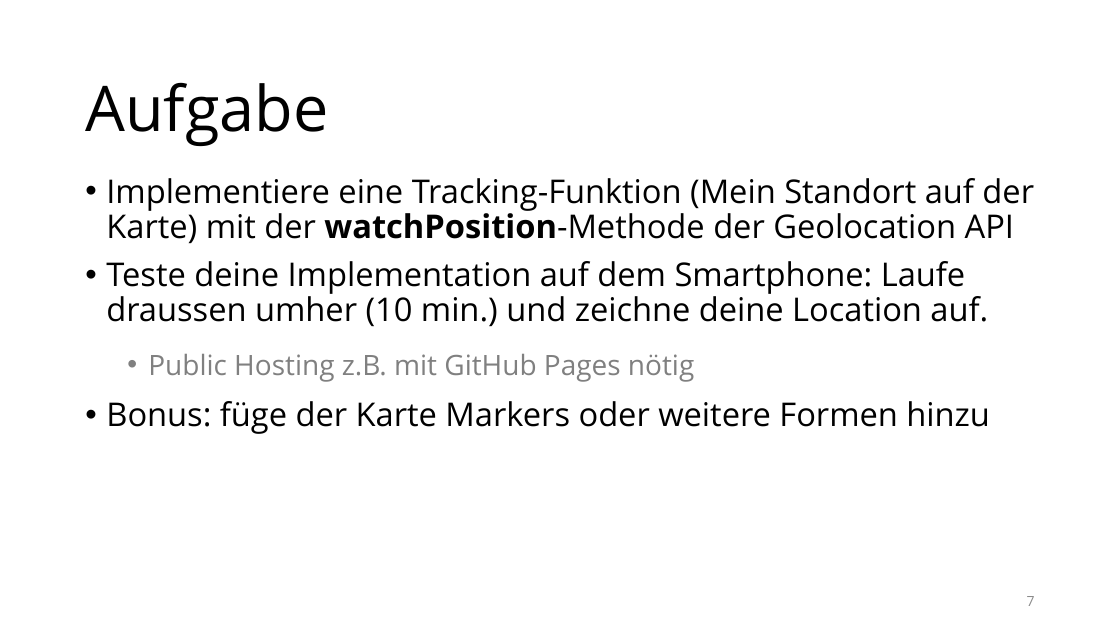
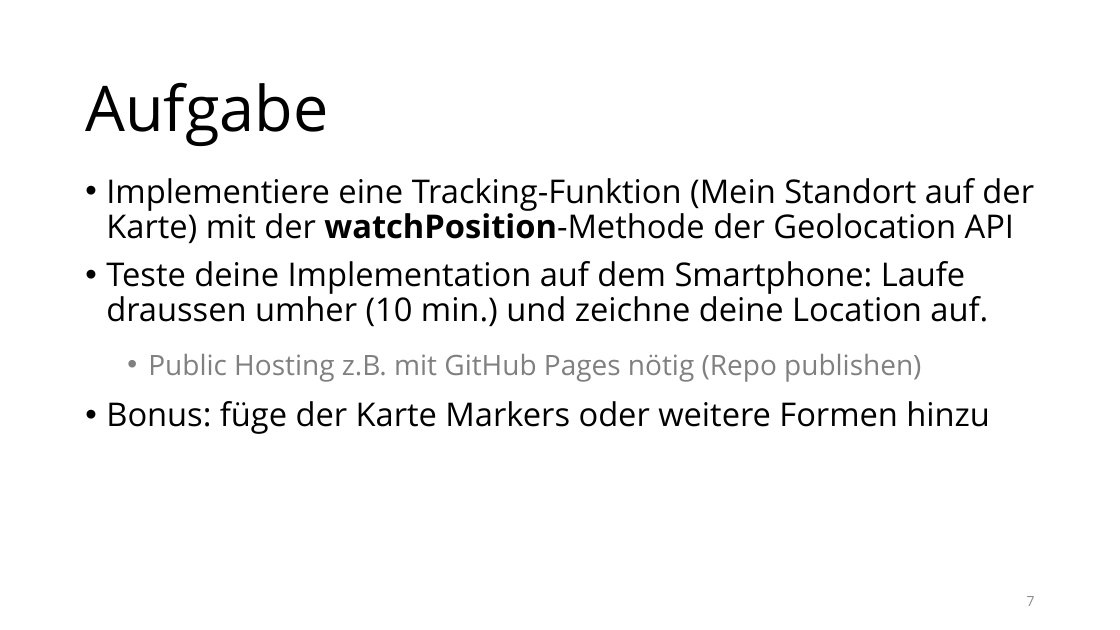
Before and after one commit to raphaeldas/js-advanced, a slide deck: slide 7 of papers/lektion-3.pptx. Drawn at 1120x630 pixels with LibreOffice and Linux fonts; fonts in the diff are those of the drawing; background and template pictures are left out. Boxes give left, top, right and bottom in pixels: in the first picture for what was removed or moved away, otherwise in the second. Text is boxed around its words. In the diff, an @@ line names an element or a change of style, - is before the commit and + after.

```diff
--- a/papers/lektion-3.pptx
+++ b/papers/lektion-3.pptx
@@ text at [148,354,921,382]: text changed @@
-  • Public Hosting z.B. mit GitHub Pages nötig
+  • Public Hosting z.B. mit GitHub Pages nötig (Repo publishen)
```
Also in this commit, not shown: 1 other slide changed, 1 other file.
